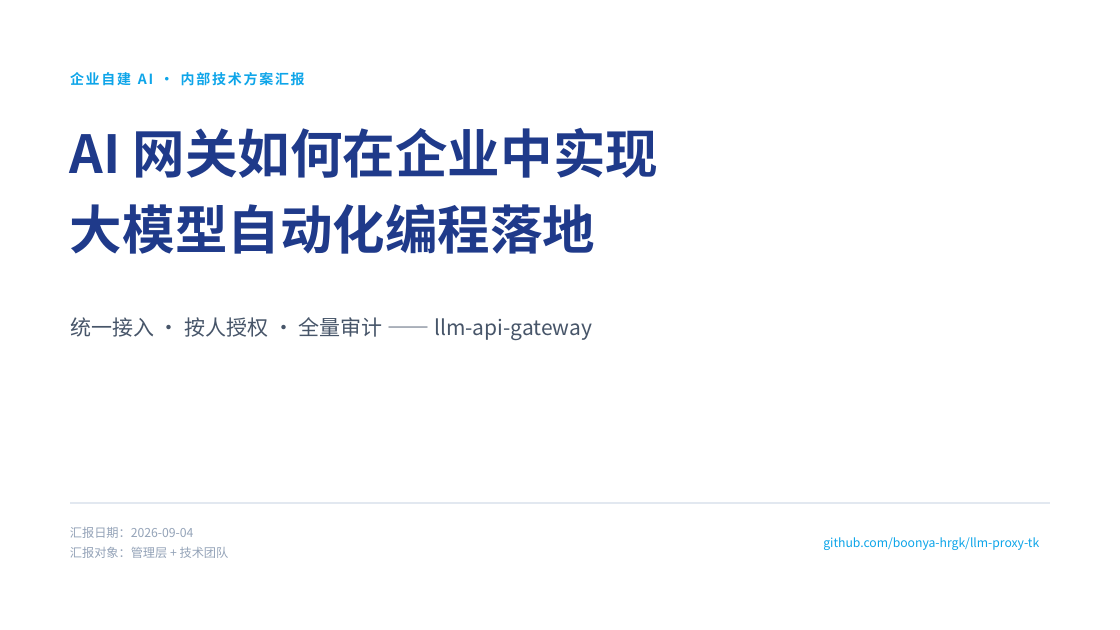
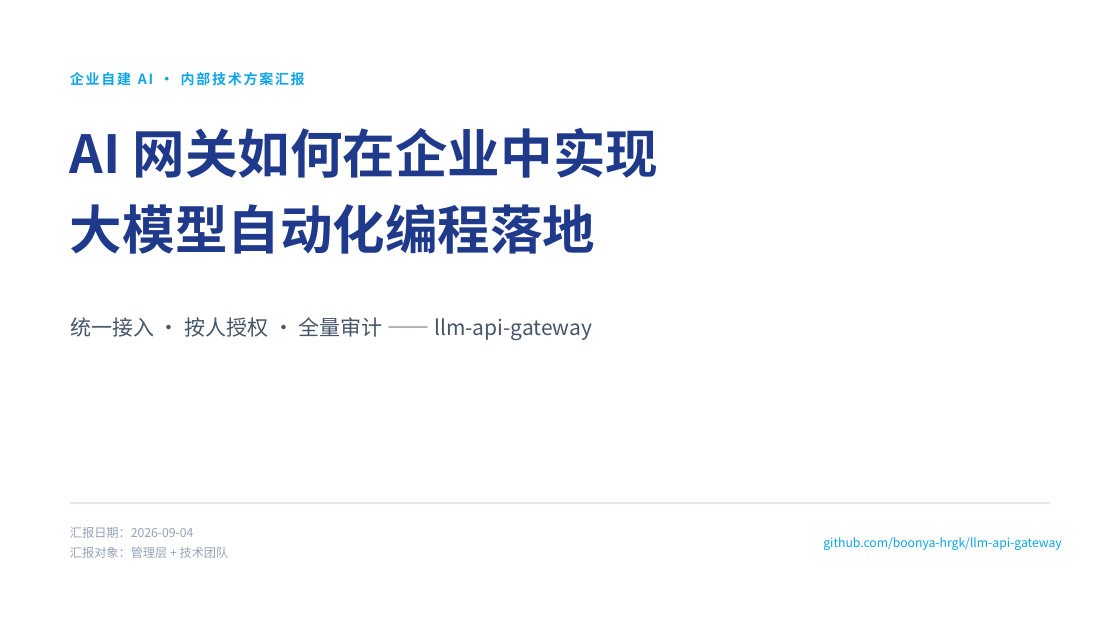
Before and after one commit to boonya-hrgk/llm-api-gateway, a slide deck: slide 1 of docs/llm-api-gateway汇报/AI网关如何在企业中实现大模型自动化编程落地.pptx. Drawn at 1120x630 pixels with LibreOffice and Linux fonts; fonts in the diff are those of the drawing. Boxes give left, top, right and bottom in pixels: in the first picture for what was removed or moved away, otherwise in the second. Text is boxed around its words. In the diff, an @@ line names an element or a change of style, - is before the commit and + after.

```diff
--- a/docs/llm-api-gateway汇报/AI网关如何在企业中实现大模型自动化编程落地.pptx
+++ b/docs/llm-api-gateway汇报/AI网关如何在企业中实现大模型自动化编程落地.pptx
@@ text at box(823, 537, 1061, 550): text changed @@
-github.com/boonya-hrgk/llm-proxy-tk
+github.com/boonya-hrgk/llm-api-gateway
```
Also in this commit, not shown: 9 other slides changed, 21 other files.
